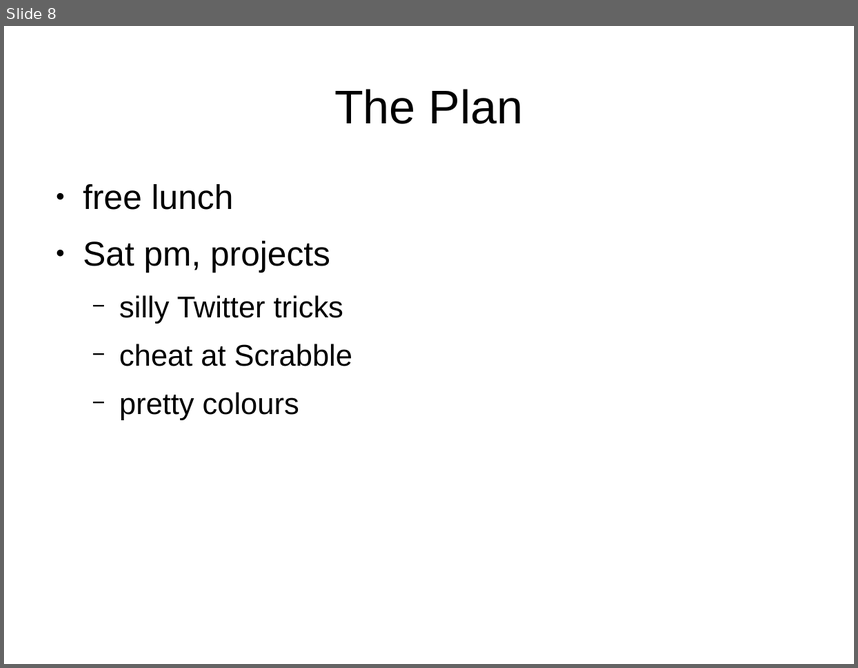
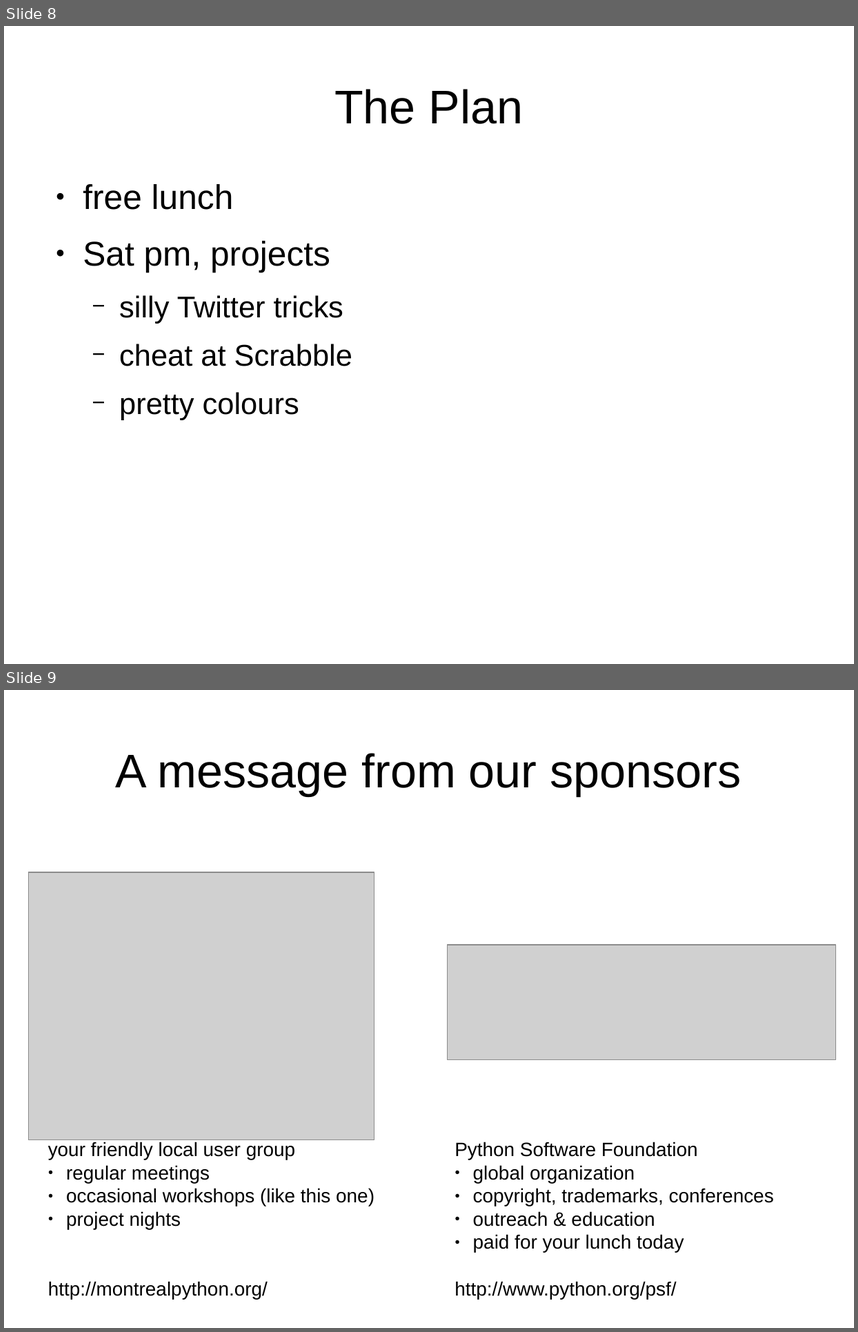
Before and after one commit to jvns/mtlpytutorial, a slide deck: intro-slides.odp. Shown one above the other, each under a label of ours: slide 8 before the commit, slides 8 and 9 after it. The pictures are 858x668 and 858x1332 pixels, drawn with LibreOffice and Linux fonts; fonts in the diff are those of the drawing; grey boxes stand for pictures. Boxes give left, top, right and bottom in pixels: in the first picture for what was removed or moved away, otherwise in the second. Text is boxed around its words. In the diff, an @@ line names an element or a change of style, - is before the commit and + after.

Commit message:
add outro slides, tweak intro slides

```diff
--- a/intro-slides.odp
+++ b/intro-slides.odp
@@ slide 9 added at box(4, 690, 854, 1328), background #FFFFFF @@
@@ title added at box(116, 753, 742, 796), 44 pt, text #000000 @@
+A message from our sponsors
@@ picture added at box(28, 872, 374, 1139) @@
@@ picture added at box(448, 945, 836, 1060) @@
@@ text added at box(48, 1141, 375, 1299), 18 pt, text #000000 @@
+your friendly local user group
+● regular meetings
+● occasional workshops (like this one)
+● project nights
+http://montrealpython.org/
@@ text added at box(455, 1141, 774, 1299), 18 pt, text #000000 @@
+Python Software Foundation
+● global organization
+● copyright, trademarks, conferences
+● outreach & education
+● paid for your lunch today
+http://www.python.org/psf/
```
Also in this commit, not shown: 1 other file.
